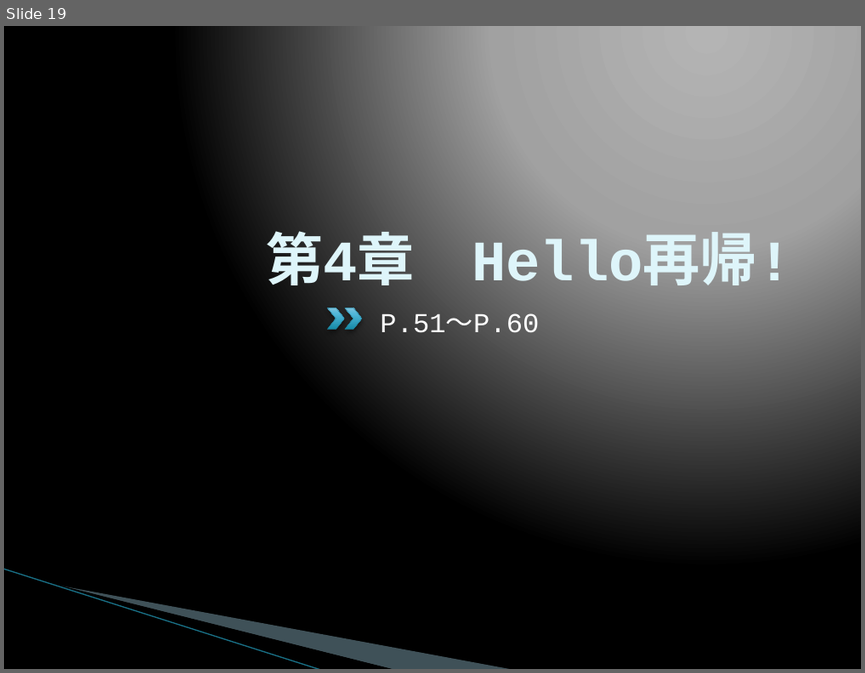
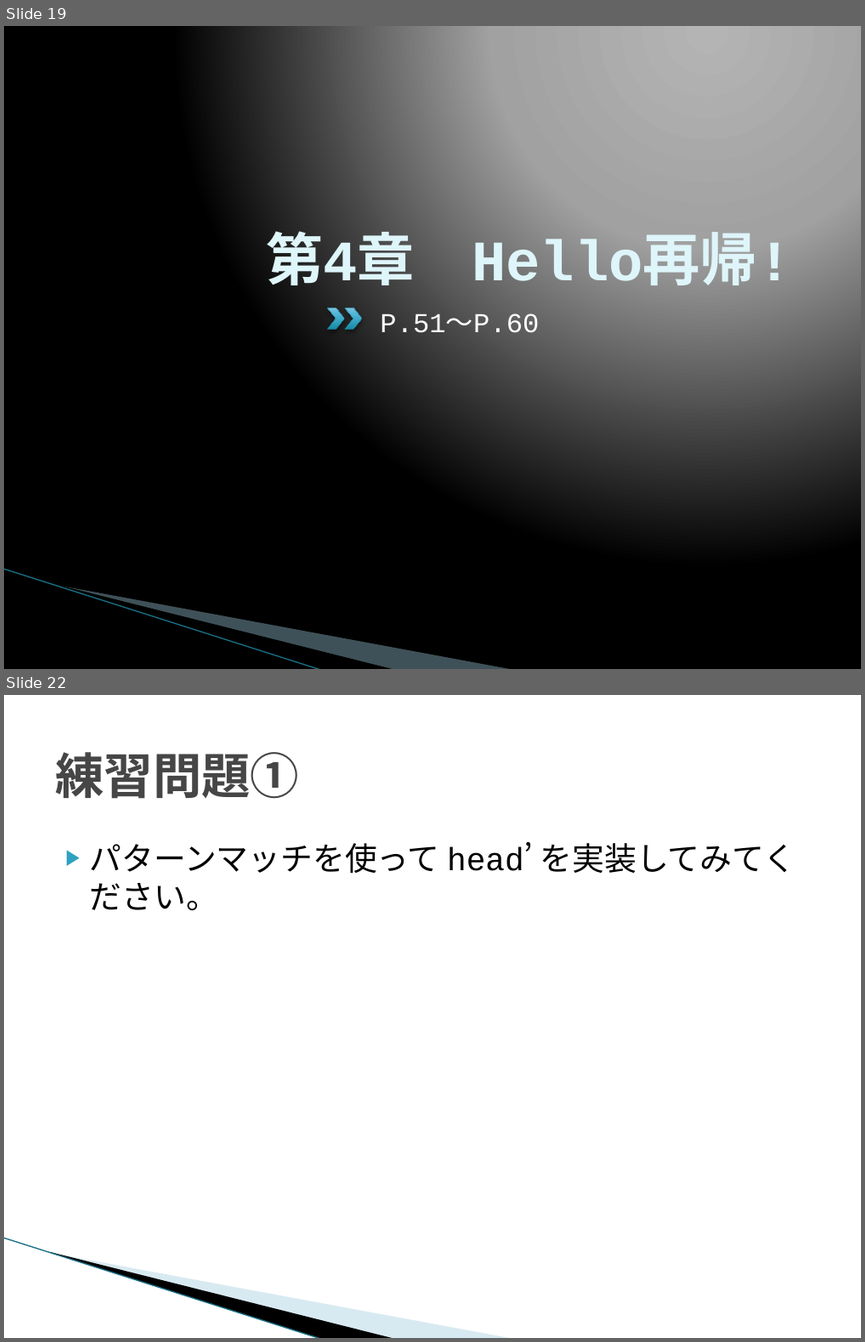
Before and after one commit to Hiroka0619/LYaHfGGreadingMIS, a slide deck: 201311/LYaHfGG2.pptx. Shown one above the other, each under a label of ours: slide 19 before the commit, slides 19 and 22 after it; the slides between them are not shown. The pictures are 865x673 and 865x1342 pixels, drawn with LibreOffice and Linux fonts; fonts in the diff are those of the drawing; background and template pictures are left out. Boxes give left, top, right and bottom in pixels: in the first picture for what was removed or moved away, otherwise in the second. Text is boxed around its words. In the diff, an @@ line names an element or a change of style, - is before the commit and + after.

```diff
--- a/201311/LYaHfGG2.pptx
+++ b/201311/LYaHfGG2.pptx
@@ slide 22 added at [4, 695, 861, 1338], background #FFFFFF; not listed: 3 template elements that a slide beside it also shows @@
@@ title added at [55, 752, 299, 799], 41 pt, text #464646, bold @@
+練習問題①
@@ text added at [90, 843, 795, 911], 27 pt, text #000000 @@
+▶ パターンマッチを使って head’ を実装してみてください。
```
Also in this commit, not shown: 4 slides changed, 2 other slides added, 1 other file.
